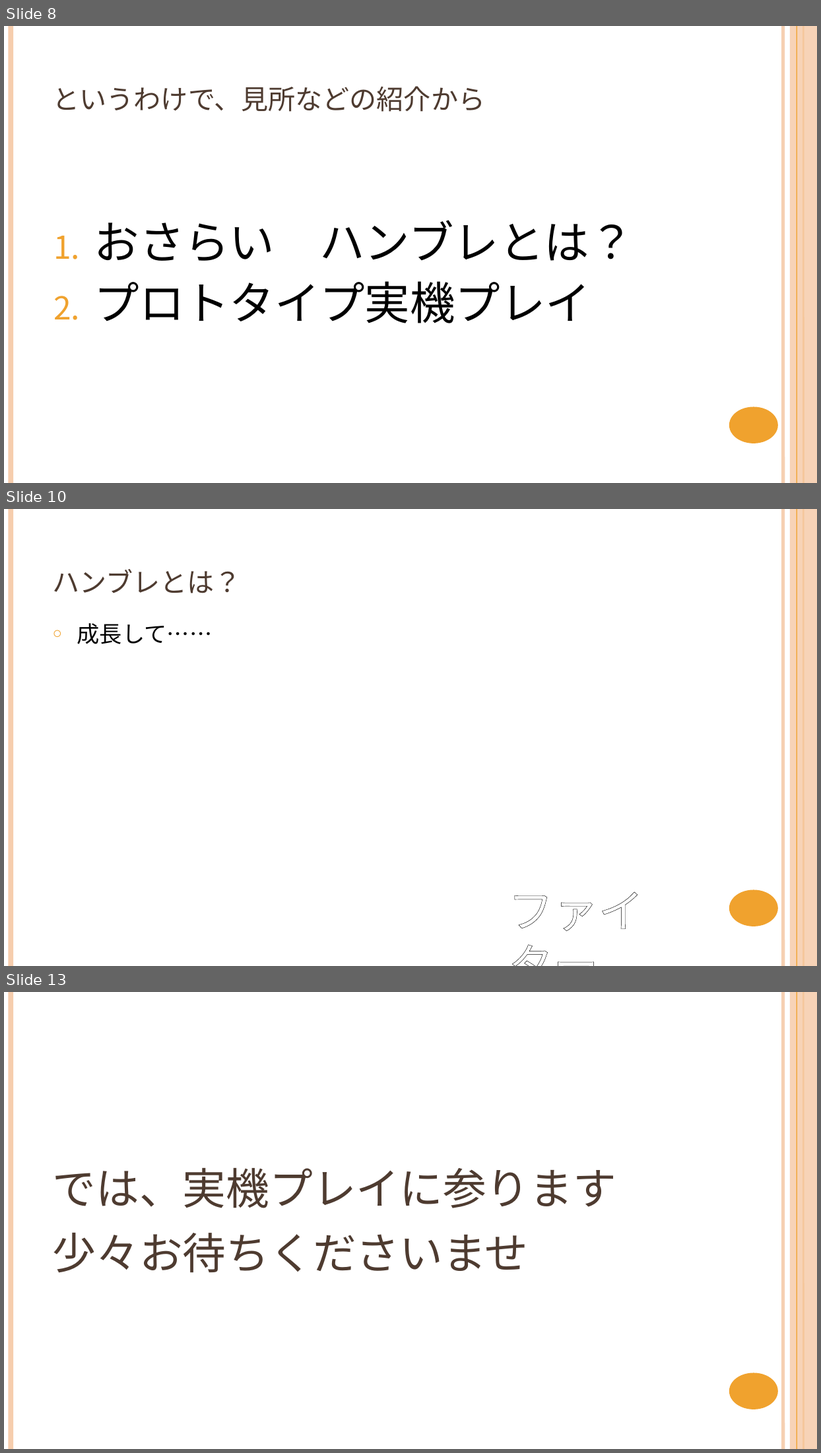
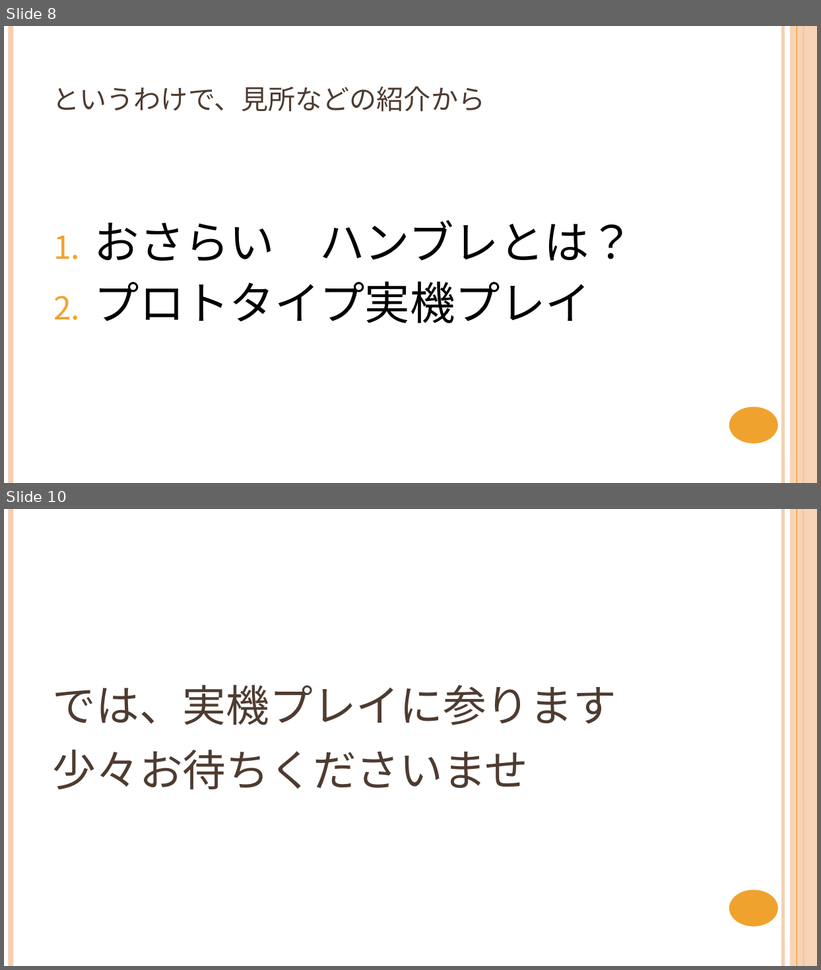
Before and after one commit to NyamLand/VSRPG, a slide deck: 仕様/プレゼンテーション/第三回発表.pptx. Shown one above the other, each under a label of ours: slides 8, 10 and 13 before the commit, slides 8 and 10 after it; the slides between them are not shown. The pictures are 821x1453 and 821x970 pixels, drawn with LibreOffice and Linux fonts; fonts in the diff are those of the drawing. Boxes give left, top, right and bottom in pixels: in the first picture for what was removed or moved away, otherwise in the second. Text is boxed around its words. In the diff, an @@ line names an element or a change of style, - is before the commit and + after.

```diff
--- a/仕様/プレゼンテーション/第三回発表.pptx
+++ b/仕様/プレゼンテーション/第三回発表.pptx
@@ slide 10 removed at [4, 509, 817, 966], background #FFFFFF; not listed: 6 template elements that a slide beside it also shows @@
@@ title removed at [53, 569, 242, 593] @@
-ハンブレとは？
@@ text removed at [77, 623, 213, 644] @@
-○ 成長して……
@@ text removed at [508, 892, 644, 931] @@
-ファイター
@@ what was slide 13 is now slide 10 @@
```
Also in this commit, not shown: 3 slides changed, 2 slides added, 4 other slides removed, 7 other files.
